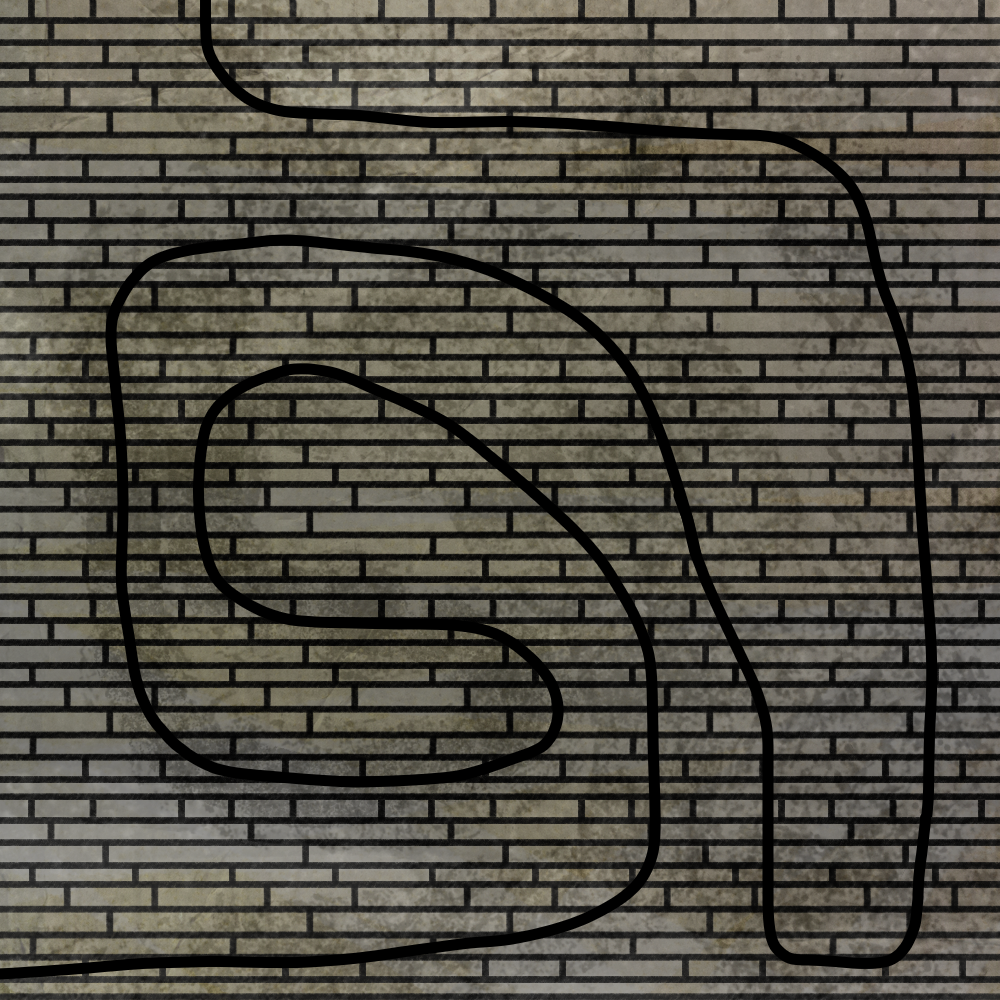
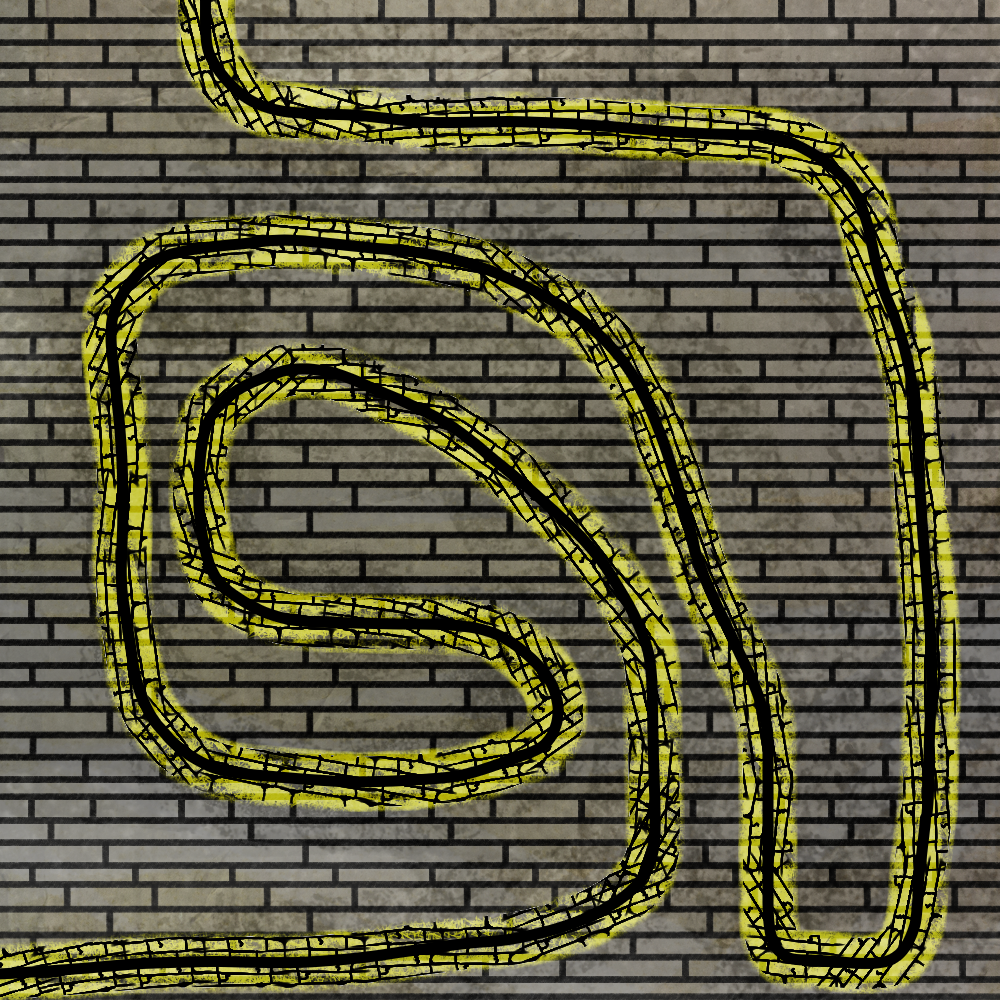
Revision of a layered (1000, 1000) image; what changed, layer by layer:
added layer "Paint Layer 2" (2nd of 2) above "Paint Layer 7" over [0, 0, 962, 1000]
added layer "Paint Layer 7" (addition, 70%) above "Paint Layer 4" over [0, 0, 962, 1000]
painted on "Paint Layer 4" over [0, 0, 962, 1000]
painted on "Paint Layer 5" over [0, 0, 962, 1000]
painted on "Paint Layer 1" (2nd of 2) over [0, 0, 962, 1000]
painted on "Paint Layer 3" (1st of 2) over [110, 0, 905, 256]
painted on "Paint Layer 3" (2nd of 2) over [0, 0, 962, 960]
painted on "Paint Layer 6" over [0, 0, 962, 1000]